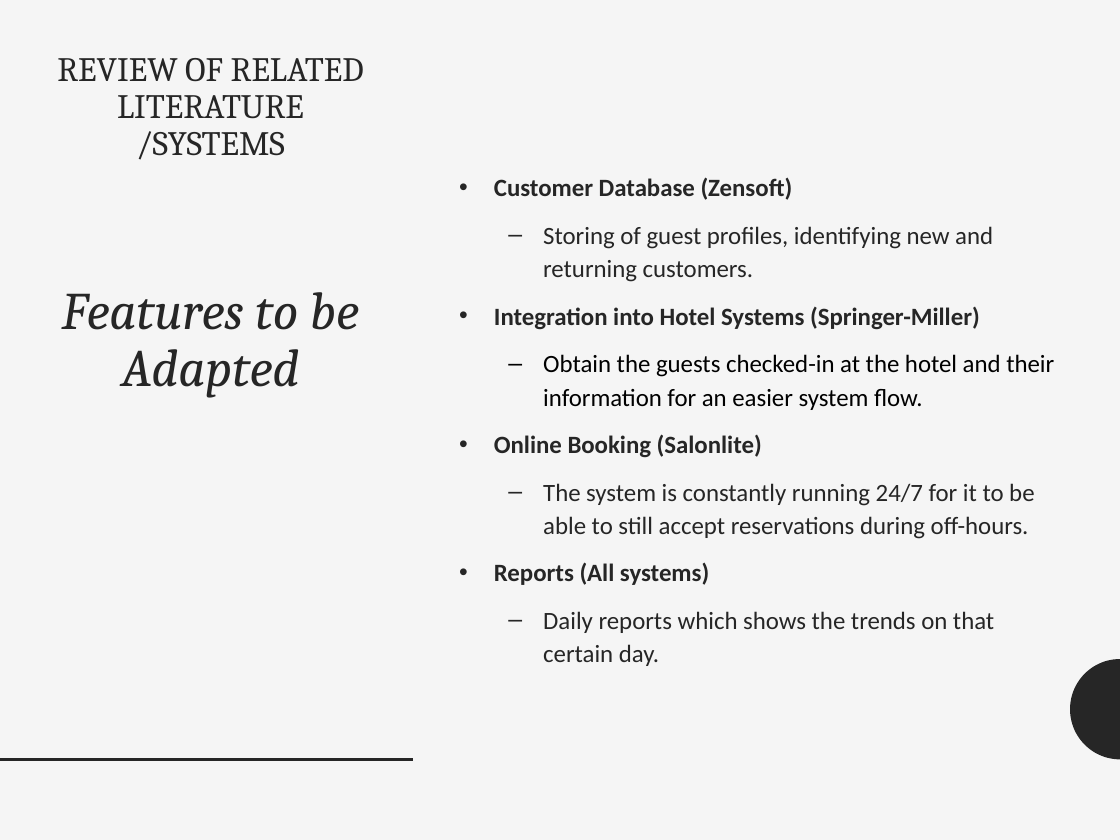
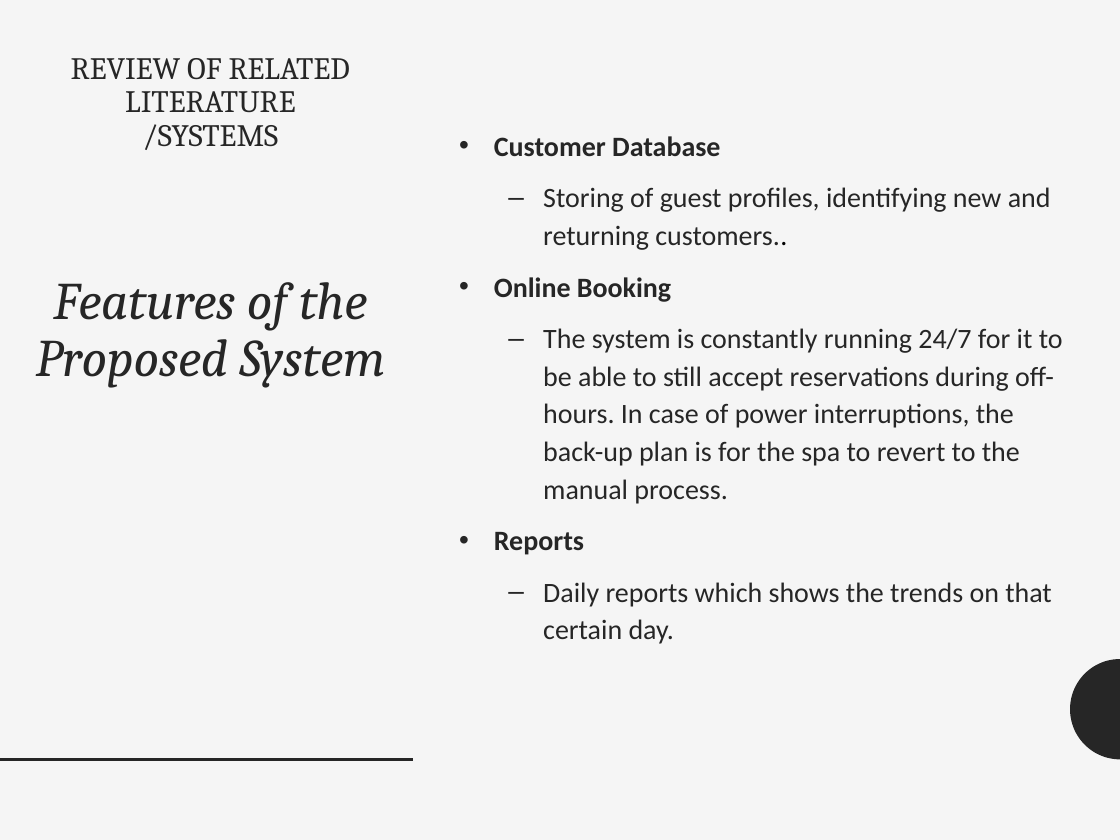
Before and after one commit to seans888/H-Spa, a slide deck: slide 9 of Documents/Final Document/Hotel-Spa-Reservation-System.pptx (slide 7 before the commit). Drawn at 1120x840 pixels with LibreOffice and Linux fonts; fonts in the diff are those of the drawing. Boxes give left, top, right and bottom in pixels: in the first picture for what was removed or moved away, otherwise in the second. Text is boxed around its words. In the diff, an @@ line names an element or a change of style, - is before the commit and + after.

```diff
--- a/Documents/Final Document/Hotel-Spa-Reservation-System.pptx
+++ b/Documents/Final Document/Hotel-Spa-Reservation-System.pptx
@@ text at [36,58,386,388]: text changed; size 22 to 20 pt @@
-REVIEW OF RELATED LITERATURE
-/SYSTEMS
-Features to be Adapted
+REVIEW OF RELATED LITERATURE
+/SYSTEMS
+Features of the Proposed System
@@ text "Customer Database": place and size @@
-text "Customer Database" at [494,177,1054,666]
+text "Customer Database" at [494,136,1063,644]
@@ text at [494,136,1063,555]: text changed; size 16 to 18 pt @@
-• Customer Database (Zensoft)
-  – Storing of guest profiles, identifying new and returning customers.
-• Integration into Hotel Systems (Springer-Miller)
-  – Obtain the guests checked-in at the hotel and their information for an easier system flow.
-• Online Booking (Salonlite)
-  – The system is constantly running 24/7 for it to be able to still accept reservations during off-hours.
-• Reports (All systems)
+• Customer Database
+  – Storing of guest profiles, identifying new and returning customers..
+• Online Booking
+  – The system is constantly running 24/7 for it to be able to still accept reservations during off-hours. In case of power interruptions, the back-up plan is for the spa to revert to the manual process.
+• Reports
@@ text at [543,582,1052,644]: size 16 to 18 pt in "Daily reports which shows the trends on ..." @@
```
Also in this commit, not shown: 7 other slides changed, 2 slides added, 2 other files.
